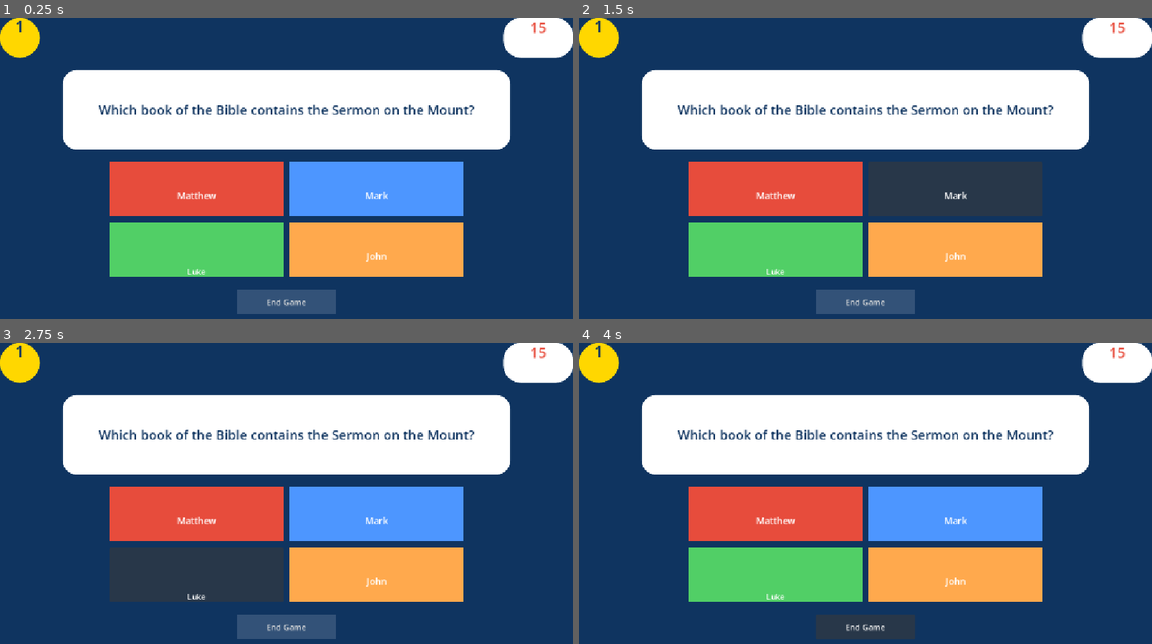
Above: before the commit, frames 1-4 (two rows, left to right).
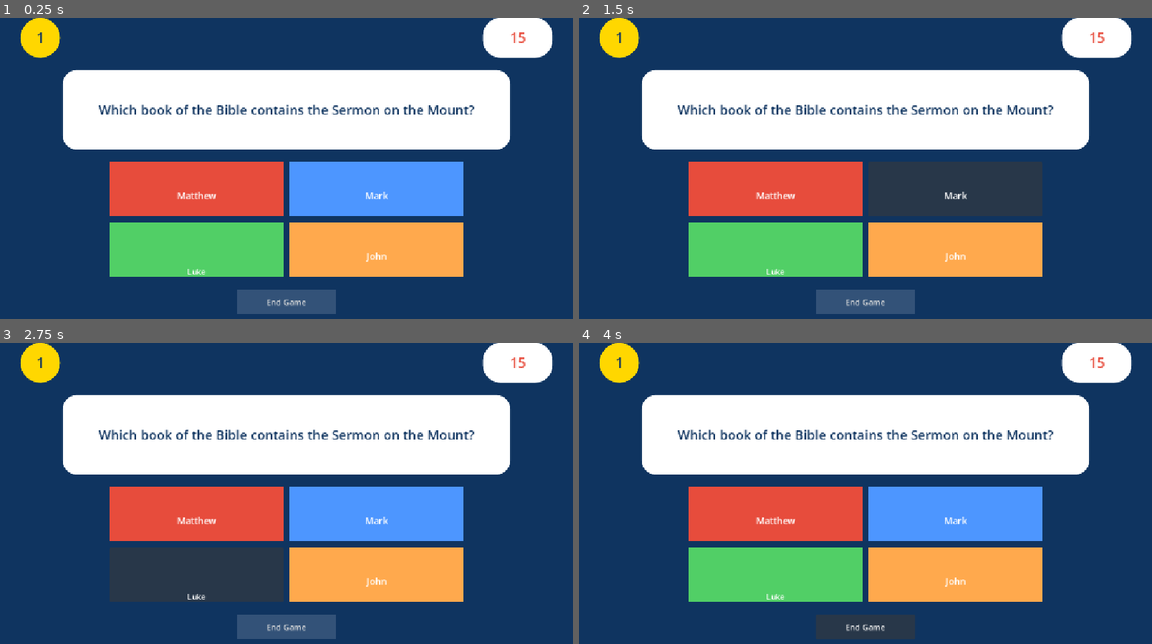
Above: after the commit, the same moments.

Repository: ttxit/lift-trivia
Game: Godot game, scene res://scenes/host_question.tscn
The game is run twice, just before and just after one commit, with the same random seed, the same clock (stepped at 60 frames per second) and the same inputs. This scene is started directly instead of the project's main scene.
Inputs:
- Up to frame 1 (0.25 s): no input
- Up to frame 2 (1.5 s): click "Matthew" at 0.5 s; click "Mark" at 1.25 s
- Up to frame 3 (2.75 s): click "Luke" at 2 s
- Up to frame 4 (4 s): click "John" at 2.75 s; click "End Game" at 3.5 s

The runs differ from the first frame. In frame 1, 2.0% of the frame differs, in the area x 0-100%, y 0-14%; in frame 2, 2.0%; in frame 3, 2.0%; in frame 4, 2.0%.

Commit message:
Fix alignment of nodes on top row of question scenes

Diff:
--- a/scenes/host_question.tscn
+++ b/scenes/host_question.tscn
@@ -10,7 +10,7 @@
 corner_radius_bottom_left = 40
 
 [sub_resource type="LabelSettings" id="LabelSettings_o2wlt"]
-font_size = 32
+font_size = 28
 font_color = Color(0.058823, 0.203921, 0.37647, 1)
 
 [sub_resource type="StyleBoxFlat" id="StyleBoxFlat_4kv0y"]
@@ -90,6 +90,8 @@
 
 [node name="top_row" type="HBoxContainer" parent="VBoxContainer" unique_id=1350985766]
 layout_mode = 2
+theme_override_constants/separation = 850
+alignment = 1
 
 [node name="number_bubble" type="Panel" parent="VBoxContainer/top_row" unique_id=1579523159]
 custom_minimum_size = Vector2(80, 80)
@@ -98,37 +100,31 @@
 size_flags_vertical = 4
 theme_override_styles/panel = SubResource("StyleBoxFlat_swgos")
 
-[node name="question_number" type="Label" parent="VBoxContainer/top_row/number_bubble" unique_id=543089050]
-layout_mode = 1
-anchors_preset = 15
-anchor_right = 1.0
-anchor_bottom = 1.0
-grow_horizontal = 2
-grow_vertical = 2
-text = "1
-"
+[node name="question_number" type="Label" parent="VBoxContainer/top_row/number_bubble" unique_id=876137356]
+layout_mode = 1
+anchors_preset = 15
+anchor_right = 1.0
+anchor_bottom = 1.0
+grow_horizontal = 2
+grow_vertical = 2
+text = "1"
 label_settings = SubResource("LabelSettings_o2wlt")
 horizontal_alignment = 1
 vertical_alignment = 1
-
-[node name="space" type="Control" parent="VBoxContainer/top_row" unique_id=1371379918]
-layout_mode = 2
-size_flags_horizontal = 3
 
 [node name="timer_bubble" type="Panel" parent="VBoxContainer/top_row" unique_id=1500830021]
 custom_minimum_size = Vector2(140, 70)
 layout_mode = 2
 theme_override_styles/panel = SubResource("StyleBoxFlat_4kv0y")
 
-[node name="timer" type="Label" parent="VBoxContainer/top_row/timer_bubble" unique_id=2141069342]
-layout_mode = 1
-anchors_preset = 15
-anchor_right = 1.0
-anchor_bottom = 1.0
-grow_horizontal = 2
-grow_vertical = 2
-text = "15
-"
+[node name="Label" type="Label" parent="VBoxContainer/top_row/timer_bubble" unique_id=188971102]
+layout_mode = 1
+anchors_preset = 15
+anchor_right = 1.0
+anchor_bottom = 1.0
+grow_horizontal = 2
+grow_vertical = 2
+text = "15"
 label_settings = SubResource("LabelSettings_quyqm")
 horizontal_alignment = 1
 vertical_alignment = 1
--- a/scenes/player_question.tscn
+++ b/scenes/player_question.tscn
@@ -9,8 +9,8 @@
 corner_radius_bottom_right = 40
 corner_radius_bottom_left = 40
 
-[sub_resource type="LabelSettings" id="LabelSettings_o2wlt"]
-font_size = 32
+[sub_resource type="LabelSettings" id="LabelSettings_qdd2x"]
+font_size = 28
 font_color = Color(0.058823, 0.203921, 0.37647, 1)
 
 [sub_resource type="StyleBoxFlat" id="StyleBoxFlat_4kv0y"]
@@ -20,9 +20,7 @@
 corner_radius_bottom_right = 35
 corner_radius_bottom_left = 35
 
-[sub_resource type="LabelSettings" id="LabelSettings_quyqm"]
-font_size = 28
-font_color = Color(0.905882, 0.298039, 0.235294, 1)
+[sub_resource type="LabelSettings" id="LabelSettings_kw382"]
 
 [sub_resource type="StyleBoxFlat" id="StyleBoxFlat_e6kso"]
 bg_color = Color(1, 1, 1, 1)
@@ -90,6 +88,8 @@
 
 [node name="top_row" type="HBoxContainer" parent="VBoxContainer" unique_id=1350985766]
 layout_mode = 2
+theme_override_constants/separation = 850
+alignment = 1
 
 [node name="number_bubble" type="Panel" parent="VBoxContainer/top_row" unique_id=1579523159]
 custom_minimum_size = Vector2(80, 80)
@@ -98,36 +98,32 @@
 size_flags_vertical = 4
 theme_override_styles/panel = SubResource("StyleBoxFlat_swgos")
 
-[node name="question_number" type="Label" parent="VBoxContainer/top_row/number_bubble" unique_id=543089050]
-layout_mode = 1
-anchors_preset = 15
-anchor_right = 1.0
-anchor_bottom = 1.0
-grow_horizontal = 2
-grow_vertical = 2
-text = "1
-"
-label_settings = SubResource("LabelSettings_o2wlt")
+[node name="Label" type="Label" parent="VBoxContainer/top_row/number_bubble" unique_id=1816695518]
+layout_mode = 1
+anchors_preset = 15
+anchor_right = 1.0
+anchor_bottom = 1.0
+grow_horizontal = 2
+grow_vertical = 2
+text = "1"
+label_settings = SubResource("LabelSettings_qdd2x")
 horizontal_alignment = 1
 vertical_alignment = 1
-
-[node name="space" type="Control" parent="VBoxContainer/top_row" unique_id=1371379918]
-layout_mode = 2
-size_flags_horizontal = 3
 
 [node name="avatar_display" type="Panel" parent="VBoxContainer/top_row" unique_id=1500830021]
 custom_minimum_size = Vector2(140, 70)
 layout_mode = 2
 theme_override_styles/panel = SubResource("StyleBoxFlat_4kv0y")
 
-[node name="avatar" type="Label" parent="VBoxContainer/top_row/avatar_display" unique_id=2141069342]
-layout_mode = 1
-anchors_preset = 15
-anchor_right = 1.0
-anchor_bottom = 1.0
-grow_horizontal = 2
-grow_vertical = 2
-label_settings = SubResource("LabelSettings_quyqm")
+[node name="Label" type="Label" parent="VBoxContainer/top_row/avatar_display" unique_id=1399538946]
+layout_mode = 1
+anchors_preset = 15
+anchor_right = 1.0
+anchor_bottom = 1.0
+grow_horizontal = 2
+grow_vertical = 2
+text = "[Avatar]"
+label_settings = SubResource("LabelSettings_kw382")
 horizontal_alignment = 1
 vertical_alignment = 1
 
